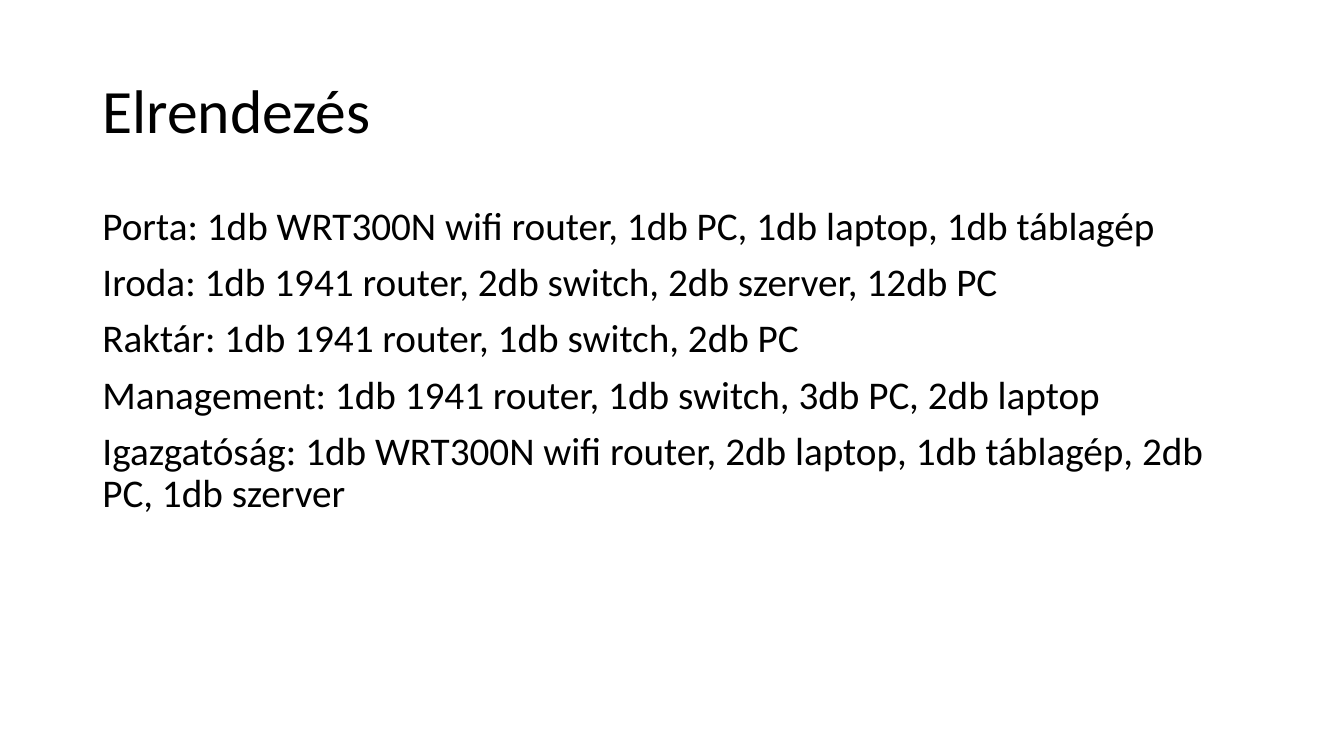
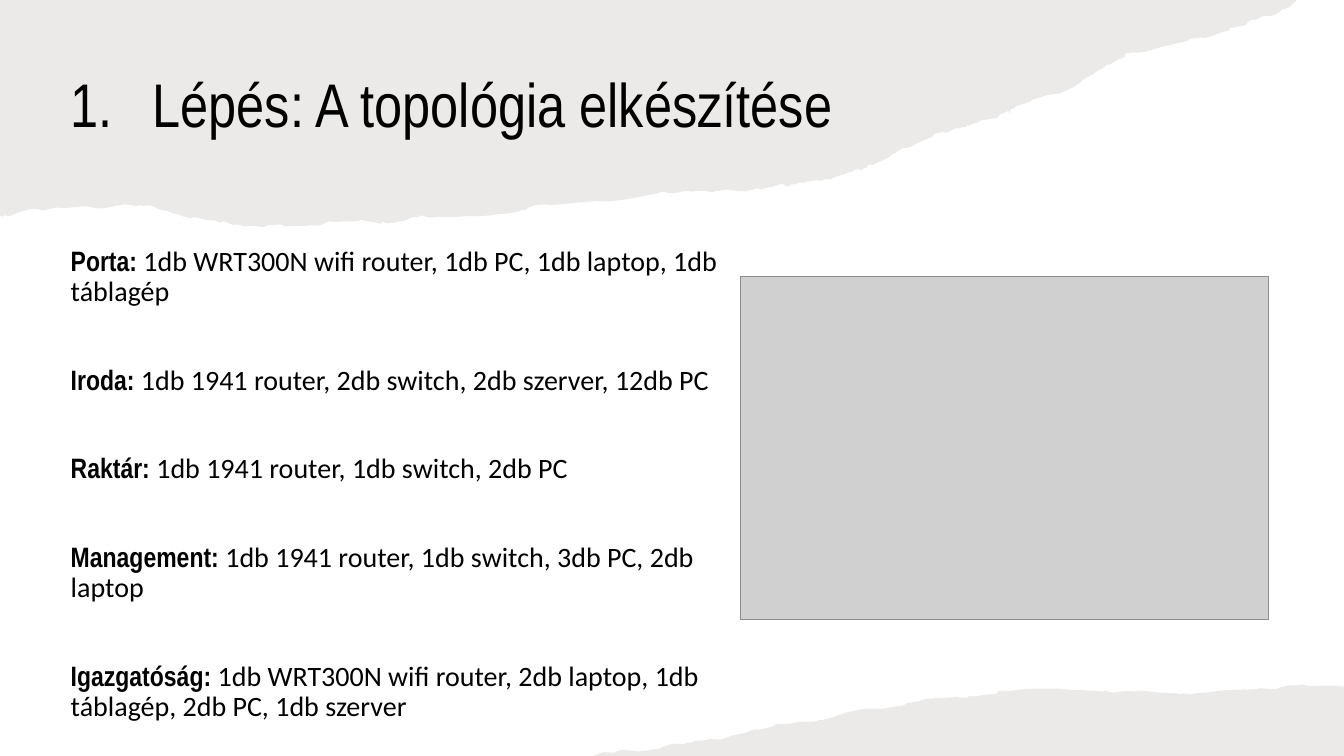
Before and after one commit to Valentin0216/tesco_halozat, a slide deck: slide 4 of dusnokli tesco halozat.pptx (slide 3 before the commit). Drawn at 1344x756 pixels with LibreOffice and Linux fonts; fonts in the diff are those of the drawing; grey boxes stand for pictures. Boxes give left, top, right and bottom in pixels: in the first picture for what was removed or moved away, otherwise in the second. Text is boxed around its words. In the diff, an @@ line names an element or a change of style, - is before the commit and + after.

```diff
--- a/dusnokli tesco halozat.pptx
+++ b/dusnokli tesco halozat.pptx
@@ freeform shape added at (0,0,1298,227), fill #82766A at 15% opacity @@
@@ title added at (153,81,833,139), 44 pt, text #000000 @@
+1. Lépés: A topológia elkészítése
@@ title removed at (102,90,370,134) @@
-Elrendezés
@@ text "Porta: 1db WRT300N wifi router, ...": place and size @@
-text "Porta: 1db WRT300N wifi router, ..." at (102,212,1203,512)
+text "Porta: 1db WRT300N wifi router, ..." at (71,251,717,691)
@@ text "Porta: 1db WRT300N wifi router, ..." at (71,251,717,691): size 28 to 20 pt; font Calibri to Arial Narrow, bold on in "Porta:", "Iroda:", "Raktár:", "Management:" and 1 more places @@
@@ picture added at (741,276,1269,619) @@
@@ freeform shape added at (594,685,1344,756), fill #82766A at 15% opacity @@
```
Also in this commit, not shown: 2 other slides changed, 9 slides added.
